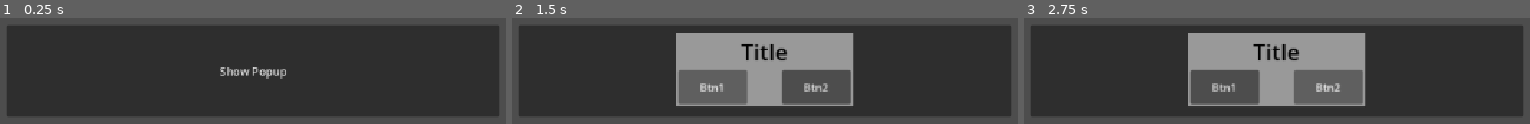
Above: before the commit, frames 1-3 (left to right).
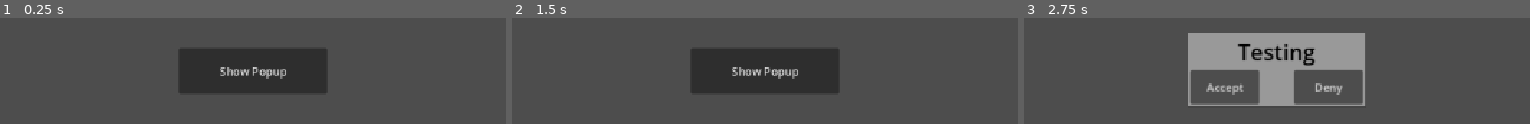
Above: after the commit, the same moments.

Repository: aspen-otr/clueheads
Game: Godot game, scene res://test_popup.tscn
Same seed, same stepped clock (60 frames per second), same inputs: the game is played once before the commit and once after it.
Inputs (mouse positions are in pixels of both pictures, inside the frame that each line leads up to):
- Up to frame 1 (0.25 s): no input
- Up to frame 2 (1.5 s): click "Show Popup" at 0.5 s; click (714, 87) at 1.25 s, where only the run before the commit has a clickable "Btn1"
- Up to frame 3 (2.75 s): click (1327, 87) at 2 s, where only the run before the commit has a clickable "Btn2"

The runs differ from the first frame. In frame 1, 69% of the frame differs, in the area x 1-99%, y 7-93%; in frame 2, 79%; in frame 3, 60%.

Commit message:
Popup_Accept_Deny Limited Functionality
Popup with Accept and Deny button can be pulled up, but there is currently no way that the button presses are returned

Diff:
--- /dev/null
+++ b/popup_accept_deny.gd
@@ -0,0 +1,21 @@
+extends Control
+
+const accept_result = "Accept"
+const deny_result = "Deny"
+
+func show_popup_accept_deny(title, accept_txt = accept_result, deny_txt = deny_result) -> void:
+	%PopupAcceptDeny/Contents/Text.text = title
+	%PopupAcceptDeny/Contents/Buttons/AcceptBtn.text = accept_txt
+	%PopupAcceptDeny/Contents/Buttons/DenyBtn.text = deny_txt
+	%PopupAcceptDeny.popup()
+
+func _opt_pressed(result) -> String:
+	%PopupAcceptDeny.hide()
+	print(result)
+	return result
+
+func _accept_pressed() -> String:
+	return _opt_pressed(accept_result)
+
+func _deny_pressed() -> String:
+	return _opt_pressed(deny_result)
--- a/popups.gd
+++ /dev/null
@@ -1,7 +0,0 @@
-extends Control
-
-func show_basic_popup() -> void:
-	%BasicPopup.popup()
-
-func hide_basic_popup() -> void:
-	%BasicPopup.hide()
--- a/popups.tscn
+++ b/popups.tscn
@@ -1,6 +1,6 @@
 [gd_scene format=3 uid="uid://ihynpbig6t2e"]
 
-[ext_resource type="Script" uid="uid://4m5lldx88fb" path="res://popups.gd" id="1_w2jk7"]
+[ext_resource type="Script" uid="uid://4m5lldx88fb" path="res://popup_accept_deny.gd" id="1_w2jk7"]
 
 [sub_resource type="Theme" id="Theme_2lnam"]
 
@@ -23,7 +23,7 @@
 
 [node name="CanvasLayer" type="CanvasLayer" parent="." unique_id=266537817]
 
-[node name="BasicPopup" type="PopupPanel" parent="CanvasLayer" unique_id=1838951175]
+[node name="PopupAcceptDeny" type="PopupPanel" parent="CanvasLayer" unique_id=1838951175]
 unique_name_in_owner = true
 oversampling_override = 1.0
 initial_position = 1
@@ -31,31 +31,36 @@
 theme = SubResource("Theme_2lnam")
 theme_override_styles/panel = SubResource("StyleBoxFlat_2jgpx")
 
-[node name="VBoxContainer" type="VBoxContainer" parent="CanvasLayer/BasicPopup" unique_id=1498583068]
+[node name="Contents" type="VBoxContainer" parent="CanvasLayer/PopupAcceptDeny" unique_id=1498583068]
 anchors_preset = 15
 anchor_right = 1.0
 anchor_bottom = 1.0
+offset_right = 258.0
+offset_bottom = 107.0
 grow_horizontal = 2
 grow_vertical = 2
 alignment = 1
 
-[node name="Text" type="Label" parent="CanvasLayer/BasicPopup/VBoxContainer" unique_id=286763521]
+[node name="Text" type="Label" parent="CanvasLayer/PopupAcceptDeny/Contents" unique_id=286763521]
 layout_mode = 2
 text = "Title"
 label_settings = SubResource("LabelSettings_0r1bn")
 horizontal_alignment = 1
 
-[node name="Buttons" type="HBoxContainer" parent="CanvasLayer/BasicPopup/VBoxContainer" unique_id=1004694984]
+[node name="Buttons" type="HBoxContainer" parent="CanvasLayer/PopupAcceptDeny/Contents" unique_id=1004694984]
 layout_mode = 2
 theme_override_constants/separation = 50
 alignment = 1
 
-[node name="Btn1" type="Button" parent="CanvasLayer/BasicPopup/VBoxContainer/Buttons" unique_id=145161978]
+[node name="AcceptBtn" type="Button" parent="CanvasLayer/PopupAcceptDeny/Contents/Buttons" unique_id=145161978]
 custom_minimum_size = Vector2(100, 50)
 layout_mode = 2
 text = "Btn1"
 
-[node name="Btn2" type="Button" parent="CanvasLayer/BasicPopup/VBoxContainer/Buttons" unique_id=1196587035]
+[node name="DenyBtn" type="Button" parent="CanvasLayer/PopupAcceptDeny/Contents/Buttons" unique_id=1196587035]
 custom_minimum_size = Vector2(100, 50)
 layout_mode = 2
 text = "Btn2"
+
+[connection signal="pressed" from="CanvasLayer/PopupAcceptDeny/Contents/Buttons/AcceptBtn" to="." method="_accept_pressed"]
+[connection signal="pressed" from="CanvasLayer/PopupAcceptDeny/Contents/Buttons/DenyBtn" to="." method="_deny_pressed"]
--- a/test_popup.gd
+++ b/test_popup.gd
@@ -2,4 +2,4 @@
 
 
 func _on_pressed() -> void:
-	Popups.show_basic_popup()
+	Popups.show_popup_accept_deny("Testing")
--- a/test_popup.tscn
+++ b/test_popup.tscn
@@ -18,10 +18,10 @@
 anchor_top = 0.5
 anchor_right = 0.5
 anchor_bottom = 0.5
-offset_left = -355.0
-offset_top = -66.0
-offset_right = 355.0
-offset_bottom = 66.0
+offset_left = -107.0
+offset_top = -33.0
+offset_right = 107.0
+offset_bottom = 33.0
 grow_horizontal = 2
 grow_vertical = 2
 text = "Show Popup"
Renamed: popups.gd.uid -> popup_accept_deny.gd.uid
